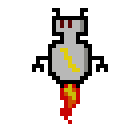
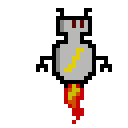
The second 128 x 128 image is a revision of the first. Changes to its layers:
painted on "Bot 1" over [32, 8, 112, 124]
